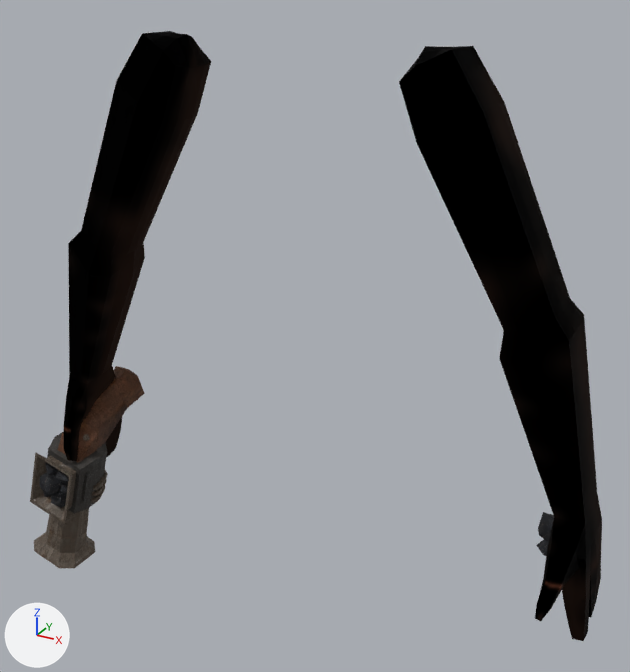
The glTF model assets/meshes/hands/hands_anim.glb: old version first, new version second.
Before and after are seen from a 50 mm camera at (0.708, -1.214, 0.376) aimed at (0.01, 0.055, -0.259). Every picture has the same lights, and +X, +Y and +Z are marked at lower left. The picture after the commit comes second. Where no turn or scale is listed for an object, it has been applied to the vertices.
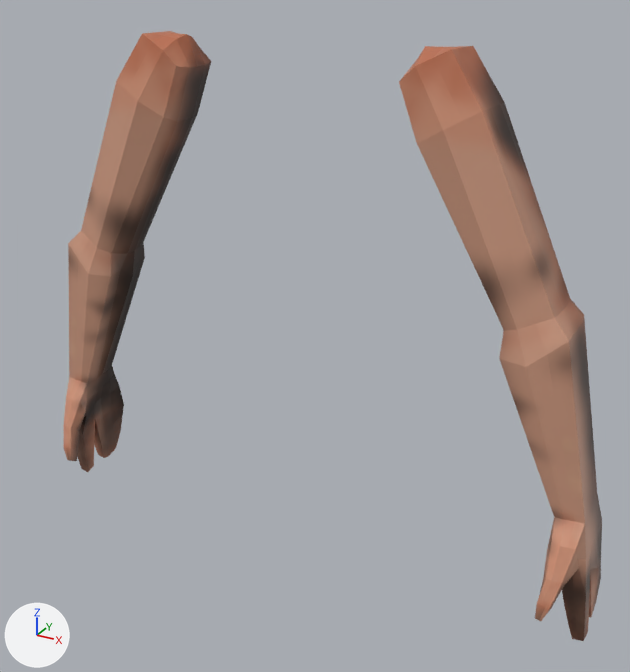
Boxes [x1, y1, x2, y2] around the edits, measured in the pictures (630 x 672 px):
```json
{"object": "Arm", "change": "surface changed", "before": [64, 31, 602, 641], "after": [64, 31, 602, 641], "on screen": "black to brown"}
{"object": "Cube.006", "change": "deleted", "before": [30, 366, 144, 569], "faces in mat_m_metal_plate_02_001": [30, 434, 108, 569], "faces in mat_m_wood_table_worn": [58, 366, 144, 462], "faces in mat_m_hangar_concrete_floor": [47, 432, 107, 514]}
{"object": "Cube.001", "change": "deleted", "before": [39, 462, 69, 508]}
{"object": "Cube.002", "change": "deleted", "before": [537, 512, 554, 556]}
```

The change, as JSON lines over the scene's bpy script:
```json
{"op": "add", "block": "img_ucupaint_material_color", "code": ["img_ucupaint_material_color = load_image('Ucupaint Material Color', '_unpacked/Ucupaint_Material_Color', 128, 128, 'sRGB')"]}
{"block": "mat_material", "where": "n0 = _N.new('ShaderNodeBsdfPrincipled'); n0.name = 'Principled BSDF'"}
{"op": "remove", "block": "mat_material", "code": "n0.inputs[0].default_value = (0.0, 0.0, 0.0, 1.0)  # 'Base Color', black #000000"}
{"op": "remove", "block": "mat_material", "code": "n0.inputs[1].default_value = 1.0  # 'Metallic'"}
{"op": "remove", "block": "mat_material", "code": "n0.inputs[2].default_value = 1.0  # 'Roughness'"}
{"op": "remove", "block": "mat_material", "code": "n0.inputs[28].default_value = 0.5  # 'Emission Strength'"}
{"block": "mat_material", "where": "n2 = _N.new('ShaderNodeTexImage'); n2.name = 'Image Texture'"}
{"op": "set", "path": "n2.image", "old": "img_bruises", "new": "img_ucupaint_material_color"}
{"op": "remove", "block": "mat_material", "code": "_L.new(n2.outputs[0], n0.inputs[27])  # 'Color' to 'Emission Color'"}
{"op": "add", "block": "mat_material", "code": "_L.new(n2.outputs[0], n0.inputs[0])  # 'Color' to 'Base Color'"}
{"op": "add", "block": "mat_material", "code": "_L.new(n2.outputs[1], n0.inputs[4])  # 'Alpha' to 'Alpha'"}
{"op": "remove", "block": "ob_cube_002", "code": ["ob_cube_002 = bpy.data.objects.new('Cube.002', me_cube_006)", "ob_cube_002.location = (0.48, 0.003, -0.485)", "ob_cube_002.rotation_euler = (-2.003, -0.422, -2.0)  # degrees (-115, -24, -115)", "ob_cube_002.scale = (-0.0162, -0.0162, -0.0162)"]}
{"op": "remove", "block": "ob_cube_001", "code": ["ob_cube_001 = bpy.data.objects.new('Cube.001', me_cube_001)", "ob_cube_001.location = (-0.528, -0.094, -0.689)", "ob_cube_001.rotation_euler = (-1.178, 1.509, 0.815)  # degrees (-67, 86, 47)", "ob_cube_001.scale = (-0.0162, -0.0162, -0.0162)"]}
{"op": "remove", "block": "ob_cube_006", "code": ["ob_cube_006 = bpy.data.objects.new('Cube.006', me_cube_004)", "ob_cube_006.location = (-0.528, -0.094, -0.689)", "ob_cube_006.rotation_euler = (-1.178, 1.509, 0.815)  # degrees (-67, 86, 47)", "ob_cube_006.scale = (-0.0162, -0.0162, -0.0162)"]}
```
